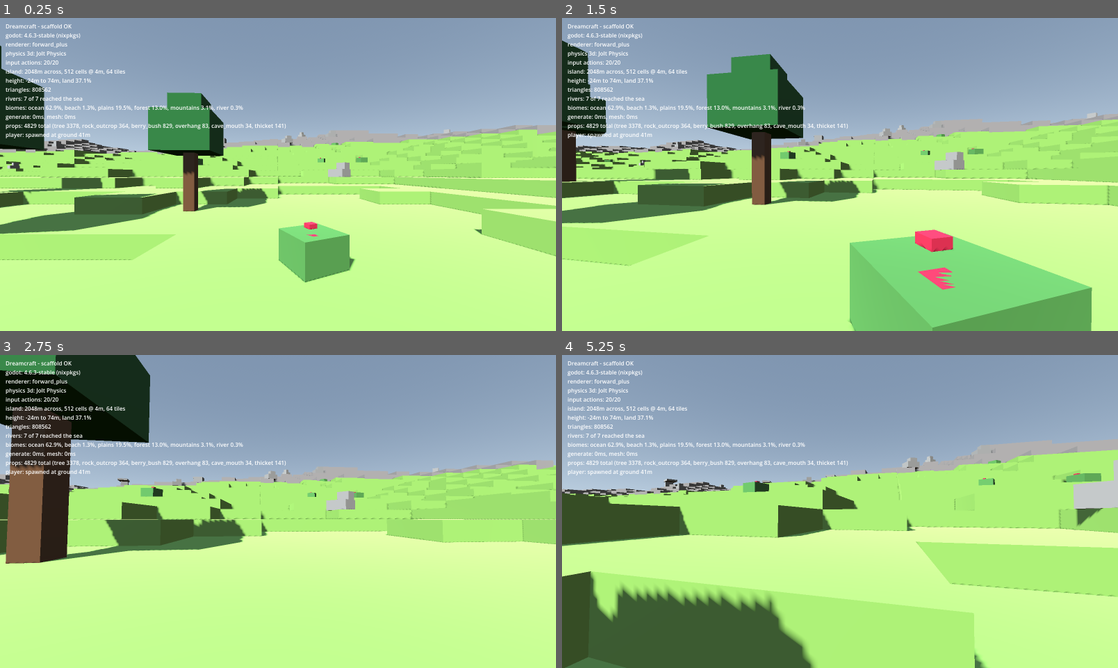
Above: before the commit, frames 1-4 (two rows, left to right).
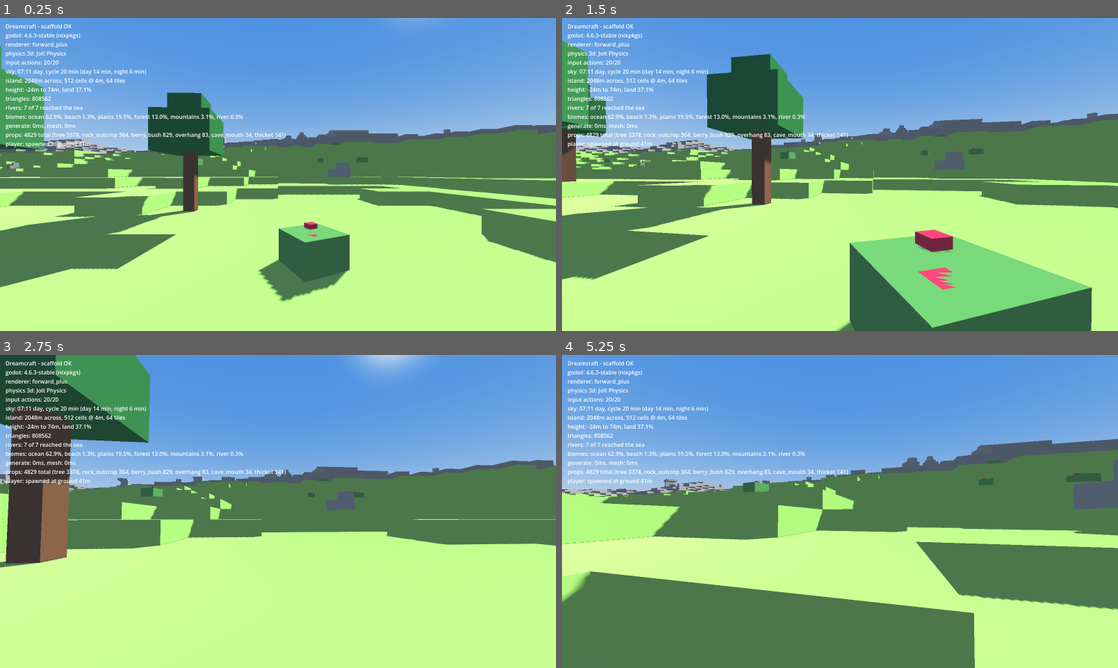
Above: after the commit, the same moments.

Repository: azthrun/dreambig-game-dreamcraft
Game: Godot game, scene res://scenes/main.tscn
The game is run twice, just before and just after one commit, with the same random seed, the same clock (stepped at 60 frames per second) and the same inputs.
Inputs (mouse positions are in pixels of both pictures, inside the frame that each line leads up to):
- Up to frame 1 (0.25 s): no input
- Up to frame 2 (1.5 s): tap Enter (ui_accept) at 0.5 s; move the mouse to (867, 174) at 0.52 s; hold Space (jump) 0.53-1.28 s; hold W (move_forward) from 0.53 s (still down); click (867, 174) at 0.67 s; move the mouse to (812, 174) at 1.27 s; right-click (812, 174) at 1.35 s
- Up to frame 3 (2.75 s): keep holding W (move_forward); tap Space (jump) at 1.52, 1.55, 1.82, 2.3 s; move the mouse to (289, 505) at 2.02 s; hold Ctrl (crouch) from 2.03 s (still down)
- Up to frame 4 (5.25 s): move the mouse to (834, 517) at 2.77 s; release Ctrl (crouch) at 2.78 s; click (834, 517) at 2.85 s; tap Space (jump) at 3.02, 3.05, 3.32, 4.52, 4.55, 4.82 s; move the mouse to (878, 514) at 3.52 s; hold Space (jump) 3.53-4.28 s; tap 1 (hotbar_1) at 3.6 s; tap ] (debug_time_scale) at 4.15 s; move the mouse to (795, 508) at 4.27 s; tap 2 (hotbar_2) at 4.35 s; tap Escape (pause) at 4.9 s; move the mouse to (867, 511) at 5.02 s; release W (move_forward) at 5.03 s; hold S (move_back) from 5.03 s (still down); hold Space (jump) from 5.03 s (still down); tap 3 (hotbar_3) at 5.1 s; click (867, 511) at 5.17 s

The runs differ from the first frame. In frame 1, 66% of the frame differs, in the area x 0-100%, y 0-91%; in frame 2, 65%; in frame 3, 61%; in frame 4, 80%, in the area x 0-100%, y 0-100%.

Commit message:
Add day/night cycle with physical sky, moon and stars
A 20 minute cycle: 14 minutes of day, 6 of night. 119 tests, green.

Elevation is two half-sines joined at sunrise and sunset rather than one
sine wave. A sine would put the sun above the horizon for exactly half the
cycle; the agreed pacing needs 70%, and the join has to land exactly on the
horizon or the sun visibly jumps. Both are asserted, along with continuity
across the whole cycle, which is what would catch the sun teleporting.

The moon is a real DirectionalLight3D rather than a decorative mesh,
because Godot's procedural sky draws a disc for each directional light --
so one node gives both moonlight and a visible moon. Stars are a generated
sky-cover texture faded in as daylight goes.

Fog colour now tracks the horizon at every hour instead of sitting at a
fixed daytime constant, so distant terrain fades into the sky it is
actually standing in front of rather than into a differently coloured wall
at dawn and dusk.

Screenshots at dawn, noon, dusk and night found a bug the tests could not.
Night-time terrain rendered amber. The model was correct -- at midnight
daylight and twilight are both zero, the sun is invisible and the moon is
dim and blue -- so the light was not coming from the lights. Ambient source
was SKY, which means ambient is derived from the procedural sky's lower
hemisphere and ambient_light_color is ignored entirely: every
ambient_light_color assignment had been a no-op, and the scene was being
lit at night by the sky material's default brown ground colour, a value
never chosen for it. Ambient is now sourced from COLOR and driven
explicitly from the palette.

The screenshot probe now sets the time of day before each capture and
freezes the clock while frames settle, so every phase can be inspected
without waiting twenty minutes or catching it mid-drift.

One test premise was wrong and is fixed: azimuth at t=1.0 wraps to t=0.0 by
design, so it reads midnight's azimuth rather than a full turn on from it.
The sweep is now sampled across the open interval, and the wrap asserted
separately.

Perf unchanged at 307 fps average, 270 fps 1% low with two lights.

Closes #10

Co-Authored-By: Claude Opus 5 <noreply@anthropic.com>

Diff:
--- a/scenes/main.tscn
+++ b/scenes/main.tscn
@@ -4,6 +4,7 @@
 [ext_resource type="Script" path="res://scripts/world/terrain.gd" id="2_terrain"]
 [ext_resource type="PackedScene" path="res://scenes/player.tscn" id="3_player"]
 [ext_resource type="Script" path="res://scripts/world/props.gd" id="4_props"]
+[ext_resource type="Script" path="res://scripts/world/sky.gd" id="5_sky"]
 
 [sub_resource type="ProceduralSkyMaterial" id="ProceduralSkyMaterial_0wfyh"]
 
@@ -22,9 +23,17 @@
 [node name="WorldEnvironment" type="WorldEnvironment" parent="." unique_id=106120543]
 environment = SubResource("Environment_jyhfs")
 
-[node name="Sun" type="DirectionalLight3D" parent="." unique_id=569481904]
+[node name="Sky" type="Node3D" parent="."]
+script = ExtResource("5_sky")
+
+[node name="Sun" type="DirectionalLight3D" parent="Sky"]
 transform = Transform3D(0.8660254, 0.35355338, -0.35355338, 0, 0.70710677, 0.70710677, 0.5, -0.6123724, 0.6123724, 0, 0, 0)
 shadow_enabled = true
+
+[node name="Moon" type="DirectionalLight3D" parent="Sky"]
+transform = Transform3D(1, 0, 0, 0, 1, 0, 0, 0, 1, 0, 0, 0)
+shadow_enabled = false
+light_energy = 0.09
 
 [node name="Terrain" type="Node3D" parent="."]
 script = ExtResource("2_terrain")
--- a/scripts/main.gd
+++ b/scripts/main.gd
@@ -36,11 +36,6 @@
 const PerfProbe := preload("res://scripts/perf_probe.gd")
 const ScreenshotProbe := preload("res://scripts/screenshot_probe.gd")
 
-## Sky horizon and distance fog share this colour, so terrain fading out at the far
-## plane fades into the sky rather than into a differently-coloured wall. Deriving both
-## from one constant is what stops them drifting apart.
-const HORIZON_COLOUR := Color(0.66, 0.75, 0.84)
-
 ## Height above the terrace the player is dropped from, so they settle onto the
 ## surface under gravity rather than starting embedded in it.
 const SPAWN_CLEARANCE_M := 1.5
@@ -51,6 +46,10 @@
 	var lines := report_lines(missing)
 
 	_configure_view()
+
+	var sky_node := get_node_or_null(^"Sky")
+	if sky_node != null:
+		lines.append(sky_node.status_line())
 
 	var terrain := get_node_or_null(^"Terrain")
 	if terrain != null:
@@ -97,15 +96,15 @@
 	env.fog_depth_end = view
 	env.fog_depth_curve = 1.0
 	env.fog_density = 1.0
-	env.fog_light_color = HORIZON_COLOUR
+	# Fog colour is not set here: the Sky node drives it from the time of day, so
+	# distant terrain fades into whatever colour the horizon actually is at that hour.
 	# The sky is the thing terrain fades into, so it must not itself be fogged.
 	env.fog_sky_affect = 0.0
 	env.fog_aerial_perspective = 0.0
 
-	if env.sky != null and env.sky.sky_material is ProceduralSkyMaterial:
-		var sky_material: ProceduralSkyMaterial = env.sky.sky_material
-		sky_material.sky_horizon_color = HORIZON_COLOUR
-		sky_material.ground_horizon_color = HORIZON_COLOUR
+	var sky := get_node_or_null(^"Sky")
+	if sky != null:
+		sky.bind_environment(env)
 
 
 func _player_camera() -> Camera3D:
--- a/scripts/screenshot_probe.gd
+++ b/scripts/screenshot_probe.gd
@@ -14,10 +14,21 @@
 ## Views to capture: a label, a camera offset from the player's spawn, and a pitch.
 ## Ground level shows whether terrain renders at all; the lifted view shows the island
 ## silhouette, where inverted faces are unmistakable.
+## `time` is a normalised time of day applied to the Sky before capturing, so each
+## phase of the cycle can be inspected without waiting twenty minutes for it.
 const VIEWS := [
-	{"name": "ground", "offset": Vector3(0.0, 0.0, 0.0), "pitch_deg": -8.0},
-	{"name": "lifted", "offset": Vector3(0.0, 120.0, 0.0), "pitch_deg": -32.0},
-	{"name": "high", "offset": Vector3(0.0, 420.0, 0.0), "pitch_deg": -55.0},
+	{"name": "ground", "offset": Vector3(0.0, 0.0, 0.0), "pitch_deg": -8.0,
+			"time": 0.30},
+	{"name": "lifted", "offset": Vector3(0.0, 120.0, 0.0), "pitch_deg": -32.0,
+			"time": 0.30},
+	{"name": "dawn", "offset": Vector3(0.0, 6.0, 0.0), "pitch_deg": -2.0,
+			"time": 0.16},
+	{"name": "noon", "offset": Vector3(0.0, 6.0, 0.0), "pitch_deg": -2.0,
+			"time": 0.50},
+	{"name": "dusk", "offset": Vector3(0.0, 6.0, 0.0), "pitch_deg": -2.0,
+			"time": 0.84},
+	{"name": "night", "offset": Vector3(0.0, 6.0, 0.0), "pitch_deg": 12.0,
+			"time": 0.00},
 ]
 
 var _player: Node3D
@@ -50,7 +61,15 @@
 	# actually in frame rather than swallowed by the 500 m budget.
 	var original_far := camera.far
 
+	# Freezing the clock keeps each capture at exactly the intended hour rather than
+	# drifting through it while frames settle.
+	var sky := get_parent().get_node_or_null(^"Sky")
+	if sky != null:
+		sky.paused = true
+
 	for view in VIEWS:
+		if sky != null and view.has("time"):
+			sky.set_time_of_day(float(view["time"]))
 		var offset: Vector3 = view["offset"]
 		_player.global_position = base + offset
 		camera.rotation.x = deg_to_rad(float(view["pitch_deg"]))
--- /dev/null
+++ b/scripts/world/day_night_model.gd
@@ -0,0 +1,135 @@
+extends RefCounted
+## Time of day: where the sun is, how bright it is, and what colour the sky should be.
+##
+## Pure. Takes a normalised time and returns numbers — no Node, no lights, no sky. The
+## presentation side reads these and applies them, which is what makes the whole cycle
+## testable headlessly despite being an entirely visual feature.
+##
+## Time runs 0..1 with 0 at midnight. Day is deliberately longer than night: night is an
+## event to get through, not half of every play session.
+
+## Fraction of the cycle the sun spends above the horizon.
+##
+## 0.7 of a 20 minute cycle is 14 minutes of day and 6 of night. This is why elevation
+## is not a plain sine wave — a sine would put the sun up for exactly half the cycle.
+const DAY_FRACTION := 0.7
+
+const SUNRISE_T := (1.0 - DAY_FRACTION) * 0.5
+const SUNSET_T := SUNRISE_T + DAY_FRACTION
+
+## Highest the sun climbs, and how far below the horizon it dips at midnight. The dip is
+## shallower than the climb so nights are dark but not pitch black.
+const MAX_SUN_ELEVATION_RAD := 1.15
+const MAX_SUN_DEPRESSION_RAD := 0.62
+
+## Sun and moon rise in the east and set in the west, sweeping a full turn per cycle.
+const AZIMUTH_OFFSET_RAD := 0.6
+
+## Elevation band, in radians either side of the horizon, over which dawn and dusk
+## colour appears. Wider than the sun takes to cross it, so twilight lingers.
+const TWILIGHT_BAND_RAD := 0.30
+
+enum Phase { NIGHT, DAWN, DAY, DUSK }
+
+
+## Wraps elapsed seconds into 0..1. Any elapsed time is valid, including negative.
+static func normalized_time(elapsed_seconds: float, cycle_seconds: float) -> float:
+	if cycle_seconds <= 0.0:
+		return 0.0
+	return fposmod(elapsed_seconds / cycle_seconds, 1.0)
+
+
+## Sun height above the horizon in radians. Positive by day, negative by night.
+##
+## Two half-sines joined at sunrise and sunset rather than one full sine, so the day arc
+## can be stretched over 70% of the cycle while still crossing zero exactly at the
+## horizon.
+static func sun_elevation_rad(t: float) -> float:
+	var time := fposmod(t, 1.0)
+	if time >= SUNRISE_T and time <= SUNSET_T:
+		var day_progress := (time - SUNRISE_T) / DAY_FRACTION
+		return MAX_SUN_ELEVATION_RAD * sin(PI * day_progress)
+	# Night runs from sunset, through midnight, to sunrise.
+	var night_length := 1.0 - DAY_FRACTION
+	var since_sunset := fposmod(time - SUNSET_T, 1.0)
+	var night_progress := since_sunset / night_length
+	return -MAX_SUN_DEPRESSION_RAD * sin(PI * night_progress)
+
+
+static func sun_azimuth_rad(t: float) -> float:
+	return AZIMUTH_OFFSET_RAD + TAU * fposmod(t, 1.0)
+
+
+## Unit vector along which sunlight travels, for a directional light to point down.
+static func sun_direction(t: float) -> Vector3:
+	var elevation := sun_elevation_rad(t)
+	var azimuth := sun_azimuth_rad(t)
+	# Position of the sun on the celestial sphere, then negated: light travels from the
+	# sun towards the world.
+	var to_sun := Vector3(
+			cos(elevation) * sin(azimuth),
+			sin(elevation),
+			cos(elevation) * cos(azimuth))
+	return -to_sun.normalized()
+
+
+## The moon sits opposite the sun, so it is up exactly when the sun is not.
+static func moon_direction(t: float) -> Vector3:
+	return -sun_direction(t)
+
+
+static func is_daytime(t: float) -> bool:
+	return sun_elevation_rad(t) > 0.0
+
+
+## How much of full daylight is in effect, 0 at night and 1 with the sun well up. Used
+## for sun brightness and for blending the sky towards its daytime colours.
+static func daylight(t: float) -> float:
+	var elevation := sun_elevation_rad(t)
+	if elevation <= 0.0:
+		return 0.0
+	return clampf(sin(elevation) / sin(MAX_SUN_ELEVATION_RAD * 0.55), 0.0, 1.0)
+
+
+## Peaks while the sun is near the horizon, either side. Drives the warm dawn and dusk
+## colour, which is the thing worth stopping to look at.
+static func twilight(t: float) -> float:
+	var elevation := sun_elevation_rad(t)
+	return clampf(1.0 - absf(elevation) / TWILIGHT_BAND_RAD, 0.0, 1.0)
+
+
+## Moonlight strength. Fades out as dawn arrives rather than snapping off at sunrise.
+static func moonlight(t: float) -> float:
+	return clampf(1.0 - daylight(t) - twilight(t) * 0.5, 0.0, 1.0)
+
+
+static func phase(t: float) -> int:
+	var elevation := sun_elevation_rad(t)
+	if elevation > TWILIGHT_BAND_RAD:
+		return Phase.DAY
+	if elevation < -TWILIGHT_BAND_RAD:
+		return Phase.NIGHT
+	# Near the horizon: rising or setting decides which.
+	var time := fposmod(t, 1.0)
+	return Phase.DAWN if time < 0.5 else Phase.DUSK
+
+
+static func phase_name(value: int) -> String:
+	match value:
+		Phase.NIGHT:
+			return "night"
+		Phase.DAWN:
+			return "dawn"
+		Phase.DAY:
+			return "day"
+		Phase.DUSK:
+			return "dusk"
+	return "unknown"
+
+
+## 24-hour clock reading, with midnight at t = 0.
+static func clock_string(t: float) -> String:
+	var hours := fposmod(t, 1.0) * 24.0
+	var hour := int(hours)
+	var minute := int((hours - float(hour)) * 60.0)
+	return "%02d:%02d" % [hour, minute]
--- /dev/null
+++ b/scripts/world/sky.gd
@@ -0,0 +1,181 @@
+extends Node3D
+## Drives the sun, moon, sky and fog colour from the time of day.
+##
+## Presentation only: every number it applies comes from the pure day/night model. It
+## owns the clock, the lights and the sky material, and nothing else reads them.
+##
+## The moon is a real DirectionalLight3D rather than a decorative mesh, because Godot's
+## procedural sky draws a disc for each directional light — so one node gives both
+## moonlight and a visible moon.
+
+const DayNight := preload("res://scripts/world/day_night_model.gd")
+
+## Real seconds for one full day and night. Tunable from the inspector; 20 minutes is
+## the agreed pacing.
+@export var cycle_minutes: float = 20.0
+
+## Where the cycle starts. Mid-morning by default, so a fresh run opens in daylight
+## rather than in the dark.
+@export_range(0.0, 1.0) var starting_time: float = 0.30
+
+## Multiplier applied while the debug time-scale action is held, so a full cycle can be
+## watched in seconds instead of twenty minutes.
+@export var debug_time_scale: float = 60.0
+
+@export var paused: bool = false
+
+# Sky palette, blended by daylight and twilight from the model.
+const SKY_TOP_DAY := Color(0.24, 0.44, 0.78)
+const SKY_HORIZON_DAY := Color(0.66, 0.75, 0.84)
+const SKY_TOP_NIGHT := Color(0.015, 0.025, 0.075)
+const SKY_HORIZON_NIGHT := Color(0.05, 0.07, 0.15)
+const SKY_TOP_TWILIGHT := Color(0.19, 0.20, 0.44)
+const SKY_HORIZON_TWILIGHT := Color(0.96, 0.52, 0.28)
+
+const SUN_COLOUR_DAY := Color(1.0, 0.97, 0.90)
+const SUN_COLOUR_TWILIGHT := Color(1.0, 0.62, 0.35)
+const MOON_COLOUR := Color(0.62, 0.70, 0.92)
+
+## Ambient fill, driven explicitly rather than inherited from the sky.
+const AMBIENT_DAY := Color(0.55, 0.63, 0.75)
+const AMBIENT_NIGHT := Color(0.10, 0.13, 0.24)
+const AMBIENT_TWILIGHT := Color(0.42, 0.30, 0.32)
+
+const SUN_ENERGY_MAX := 1.15
+const MOON_ENERGY_MAX := 0.09
+
+## Stars are drawn as a generated sky-cover texture, faded in at night.
+const STAR_TEXTURE_SIZE := 1024
+const STAR_COUNT := 1800
+const STAR_SEED := 8675309
+
+var _time := 0.0
+var _sun: DirectionalLight3D
+var _moon: DirectionalLight3D
+var _environment: Environment
+var _sky_material: ProceduralSkyMaterial
+
+
+func _ready() -> void:
+	_sun = get_node_or_null(^"Sun") as DirectionalLight3D
+	_moon = get_node_or_null(^"Moon") as DirectionalLight3D
+	_time = starting_time
+	_apply()
+
+
+## Connects the sky to the world environment it should drive.
+func bind_environment(environment: Environment) -> void:
+	_environment = environment
+	if _environment != null and _environment.sky != null \
+			and _environment.sky.sky_material is ProceduralSkyMaterial:
+		_sky_material = _environment.sky.sky_material
+		_sky_material.sky_cover = _build_star_texture()
+	_apply()
+
+
+func cycle_seconds() -> float:
+	return maxf(cycle_minutes, 0.01) * 60.0
+
+
+## Normalised time of day, 0..1 with midnight at 0.
+func time_of_day() -> float:
+	return _time
+
+
+func set_time_of_day(value: float) -> void:
+	_time = fposmod(value, 1.0)
+	_apply()
+
+
+func _process(delta: float) -> void:
+	if paused:
+		return
+	var scale := debug_time_scale if Input.is_action_pressed(&"debug_time_scale") \
+			else 1.0
+	_time = fposmod(_time + (delta * scale) / cycle_seconds(), 1.0)
+	_apply()
+
+
+func status_line() -> String:
+	return "sky: %s %s, cycle %.0f min (day %.0f min, night %.0f min)" % [
+		DayNight.clock_string(_time),
+		DayNight.phase_name(DayNight.phase(_time)),
+		cycle_minutes,
+		cycle_minutes * DayNight.DAY_FRACTION,
+		cycle_minutes * (1.0 - DayNight.DAY_FRACTION),
+	]
+
+
+## Pushes the model's numbers onto the lights, sky and fog.
+func _apply() -> void:
+	var daylight := DayNight.daylight(_time)
+	var twilight := DayNight.twilight(_time)
+	var moonlight := DayNight.moonlight(_time)
+
+	if _sun != null:
+		_sun.look_at_from_position(
+				Vector3.ZERO, DayNight.sun_direction(_time), Vector3.UP)
+		_sun.light_energy = SUN_ENERGY_MAX * daylight
+		_sun.light_color = SUN_COLOUR_DAY.lerp(SUN_COLOUR_TWILIGHT, twilight)
+		# Shadows off entirely once the sun is down, rather than a shadow from a light
+		# with no energy.
+		_sun.shadow_enabled = daylight > 0.01
+		_sun.visible = daylight > 0.001 or twilight > 0.001
+
+	if _moon != null:
+		_moon.look_at_from_position(
+				Vector3.ZERO, DayNight.moon_direction(_time), Vector3.UP)
+		_moon.light_energy = MOON_ENERGY_MAX * moonlight
+		_moon.light_color = MOON_COLOUR
+		_moon.shadow_enabled = false
+		_moon.visible = moonlight > 0.001
+
+	var top := SKY_TOP_NIGHT.lerp(SKY_TOP_DAY, daylight)
+	var horizon := SKY_HORIZON_NIGHT.lerp(SKY_HORIZON_DAY, daylight)
+	top = top.lerp(SKY_TOP_TWILIGHT, twilight)
+	horizon = horizon.lerp(SKY_HORIZON_TWILIGHT, twilight)
+
+	if _sky_material != null:
+		_sky_material.sky_top_color = top
+		_sky_material.sky_horizon_color = horizon
+		_sky_material.ground_horizon_color = horizon
+		_sky_material.ground_bottom_color = horizon.darkened(0.35)
+		# Stars fade in as daylight goes, so they never wash out a blue sky.
+		var star_alpha := clampf(1.0 - daylight * 3.0, 0.0, 1.0)
+		_sky_material.sky_cover_modulate = Color(1.0, 1.0, 1.0, star_alpha)
+
+	if _environment != null:
+		# Fog tracks the horizon so distant terrain always fades into the sky it is
+		# actually standing in front of, at every hour rather than only at noon.
+		_environment.fog_light_color = horizon
+
+		# Ambient is driven explicitly rather than taken from the sky.
+		#
+		# With AMBIENT_SOURCE_SKY, ambient comes from the procedural sky's lower
+		# hemisphere, and ambient_light_color is ignored entirely. That left night-time
+		# terrain lit amber by the sky material's default brown ground colour — the
+		# scene was being lit by a value never chosen for it. Sourcing from COLOR makes
+		# the ambient exactly the palette colour picked here.
+		_environment.ambient_light_source = Environment.AMBIENT_SOURCE_COLOR
+		_environment.ambient_light_color = AMBIENT_NIGHT.lerp(AMBIENT_DAY, daylight) \
+				.lerp(AMBIENT_TWILIGHT, twilight)
+		_environment.ambient_light_energy = lerpf(0.35, 1.0, daylight)
+
+
+## Random points on a dark panorama, used as the sky's cover layer.
+func _build_star_texture() -> ImageTexture:
+	var image := Image.create(
+			STAR_TEXTURE_SIZE, STAR_TEXTURE_SIZE / 2, false, Image.FORMAT_RGBA8)
+	image.fill(Color(0.0, 0.0, 0.0, 0.0))
+
+	var rng := RandomNumberGenerator.new()
+	rng.seed = STAR_SEED
+	for _i in STAR_COUNT:
+		var x := rng.randi_range(0, image.get_width() - 1)
+		# Biased towards the upper half so stars cluster overhead rather than in the
+		# ground half of the panorama, which is never seen.
+		var y := rng.randi_range(0, int(float(image.get_height()) * 0.72))
+		var brightness := rng.randf_range(0.35, 1.0)
+		image.set_pixel(x, y, Color(brightness, brightness, brightness, brightness))
+
+	return ImageTexture.create_from_image(image)
--- /dev/null
+++ b/tests/unit/day_night_test.gd
@@ -0,0 +1,146 @@
+extends "res://tests/test_case.gd"
+## Tests the day/night cycle: pacing, sun position, and phase progression.
+
+const DayNight := preload("res://scripts/world/day_night_model.gd")
+
+const CYCLE_SECONDS := 20.0 * 60.0
+
+## Resolution for sampling the whole cycle when measuring proportions.
+const SAMPLES := 20000
+
+
+func test_time_wraps_once_per_cycle() -> void:
+	assert_almost_eq(DayNight.normalized_time(0.0, CYCLE_SECONDS), 0.0, 0.0001)
+	assert_almost_eq(DayNight.normalized_time(CYCLE_SECONDS * 0.5, CYCLE_SECONDS),
+			0.5, 0.0001)
+	# A full cycle returns to the start rather than running off the end.
+	assert_almost_eq(DayNight.normalized_time(CYCLE_SECONDS, CYCLE_SECONDS),
+			0.0, 0.0001)
+	assert_almost_eq(DayNight.normalized_time(CYCLE_SECONDS * 2.25, CYCLE_SECONDS),
+			0.25, 0.0001)
+
+
+func test_time_handles_running_backwards() -> void:
+	assert_almost_eq(DayNight.normalized_time(-CYCLE_SECONDS * 0.25, CYCLE_SECONDS),
+			0.75, 0.0001)
+
+
+func test_a_zero_length_cycle_does_not_divide_by_zero() -> void:
+	assert_eq(DayNight.normalized_time(123.0, 0.0), 0.0)
+
+
+func test_sun_is_up_at_noon_and_down_at_midnight() -> void:
+	# The most basic thing that could be wrong, and invisible to any other test here.
+	assert_true(DayNight.sun_elevation_rad(0.5) > 0.0, "noon sun should be up")
+	assert_true(DayNight.sun_elevation_rad(0.0) < 0.0, "midnight sun should be down")
+	assert_true(DayNight.is_daytime(0.5))
+	assert_false(DayNight.is_daytime(0.0))
+
+
+func test_sun_is_highest_at_noon() -> void:
+	var noon := DayNight.sun_elevation_rad(0.5)
+	assert_almost_eq(noon, DayNight.MAX_SUN_ELEVATION_RAD, 0.0001)
+	assert_true(noon > DayNight.sun_elevation_rad(0.35))
+	assert_true(noon > DayNight.sun_elevation_rad(0.65))
+
+
+func test_sun_crosses_the_horizon_exactly_at_sunrise_and_sunset() -> void:
+	# The two half-sines are joined here; a mismatch would show as the sun jumping.
+	assert_almost_eq(DayNight.sun_elevation_rad(DayNight.SUNRISE_T), 0.0, 0.0001)
+	assert_almost_eq(DayNight.sun_elevation_rad(DayNight.SUNSET_T), 0.0, 0.0001)
+
+
+func test_day_lasts_fourteen_minutes_of_a_twenty_minute_cycle() -> void:
+	# The agreed pacing, and the reason elevation is two half-sines rather than one
+	# sine: a plain sine would split the cycle evenly at 10 minutes each.
+	var daylight_samples := 0
+	for i in SAMPLES:
+		if DayNight.sun_elevation_rad(float(i) / float(SAMPLES)) > 0.0:
+			daylight_samples += 1
+	var day_fraction := float(daylight_samples) / float(SAMPLES)
+	assert_almost_eq(day_fraction, DayNight.DAY_FRACTION, 0.005)
+	assert_almost_eq(day_fraction * 20.0, 14.0, 0.1)
+	assert_almost_eq((1.0 - day_fraction) * 20.0, 6.0, 0.1)
+
+
+func test_sun_direction_points_downward_during_the_day() -> void:
+	# Light travels from the sun towards the world, so at noon it must point down.
+	var direction := DayNight.sun_direction(0.5)
+	assert_almost_eq(direction.length(), 1.0, 0.0001)
+	assert_true(direction.y < 0.0, "daytime sunlight should travel downward")
+
+
+func test_sun_direction_points_upward_at_night() -> void:
+	var direction := DayNight.sun_direction(0.0)
+	assert_true(direction.y > 0.0,
+			"with the sun below the horizon its light travels upward")
+
+
+func test_moon_is_opposite_the_sun() -> void:
+	for t in [0.0, 0.25, 0.5, 0.75]:
+		var sun: Vector3 = DayNight.sun_direction(t)
+		var moon: Vector3 = DayNight.moon_direction(t)
+		assert_almost_eq(sun.dot(moon), -1.0, 0.0001,
+				"moon should sit opposite the sun at t=%f" % t)
+
+
+func test_sun_sweeps_a_full_turn_across_the_cycle() -> void:
+	# Sampled across the open interval: t = 1.0 wraps to t = 0.0 by design, so azimuth
+	# there is midnight's azimuth again rather than a full turn on from it.
+	var start := DayNight.sun_azimuth_rad(0.0)
+	assert_almost_eq(DayNight.sun_azimuth_rad(0.25) - start, TAU * 0.25, 0.0001)
+	assert_almost_eq(DayNight.sun_azimuth_rad(0.5) - start, TAU * 0.5, 0.0001)
+	assert_almost_eq(DayNight.sun_azimuth_rad(0.999) - start, TAU * 0.999, 0.001)
+	# And it does wrap, rather than growing without bound.
+	assert_almost_eq(DayNight.sun_azimuth_rad(1.0), start, 0.0001)
+
+
+func test_daylight_peaks_by_day_and_is_zero_at_night() -> void:
+	assert_almost_eq(DayNight.daylight(0.5), 1.0, 0.0001)
+	assert_eq(DayNight.daylight(0.0), 0.0)
+	assert_true(DayNight.daylight(0.5) > DayNight.daylight(DayNight.SUNRISE_T))
+
+
+func test_twilight_peaks_at_the_horizon_not_at_noon() -> void:
+	# This is what produces warm dawn and dusk colour; at noon it must be absent.
+	assert_almost_eq(DayNight.twilight(DayNight.SUNRISE_T), 1.0, 0.0001)
+	assert_almost_eq(DayNight.twilight(DayNight.SUNSET_T), 1.0, 0.0001)
+	assert_eq(DayNight.twilight(0.5), 0.0)
+
+
+func test_moonlight_is_present_at_night_and_gone_by_midday() -> void:
+	assert_true(DayNight.moonlight(0.0) > 0.5, "midnight should be moonlit")
+	assert_eq(DayNight.moonlight(0.5), 0.0, "noon should have no moonlight")
+
+
+func test_phases_progress_night_dawn_day_dusk() -> void:
+	assert_eq(DayNight.phase(0.0), DayNight.Phase.NIGHT)
+	assert_eq(DayNight.phase(DayNight.SUNRISE_T), DayNight.Phase.DAWN)
+	assert_eq(DayNight.phase(0.5), DayNight.Phase.DAY)
+	assert_eq(DayNight.phase(DayNight.SUNSET_T), DayNight.Phase.DUSK)
+
+
+func test_every_phase_is_named() -> void:
+	for value in [DayNight.Phase.NIGHT, DayNight.Phase.DAWN,
+			DayNight.Phase.DAY, DayNight.Phase.DUSK]:
+		assert_ne(DayNight.phase_name(value), "unknown")
+
+
+func test_clock_reads_midnight_at_zero_and_midday_at_half() -> void:
+	assert_eq(DayNight.clock_string(0.0), "00:00")
+	assert_eq(DayNight.clock_string(0.5), "12:00")
+	assert_eq(DayNight.clock_string(0.25), "06:00")
+
+
+func test_elevation_is_continuous_across_the_whole_cycle() -> void:
+	# A discontinuity would show in game as the sun teleporting. Checked by walking the
+	# cycle and asserting no single step jumps.
+	var previous := DayNight.sun_elevation_rad(0.0)
+	var largest_step := 0.0
+	for i in range(1, 2001):
+		var t := float(i) / 2000.0
+		var current := DayNight.sun_elevation_rad(t)
+		largest_step = maxf(largest_step, absf(current - previous))
+		previous = current
+	assert_true(largest_step < 0.02,
+			"elevation should move smoothly, largest step was %f" % largest_step)
Not shown, added: scripts/world/day_night_model.gd.uid
Not shown, added: scripts/world/sky.gd.uid
Not shown, added: tests/unit/day_night_test.gd.uid
